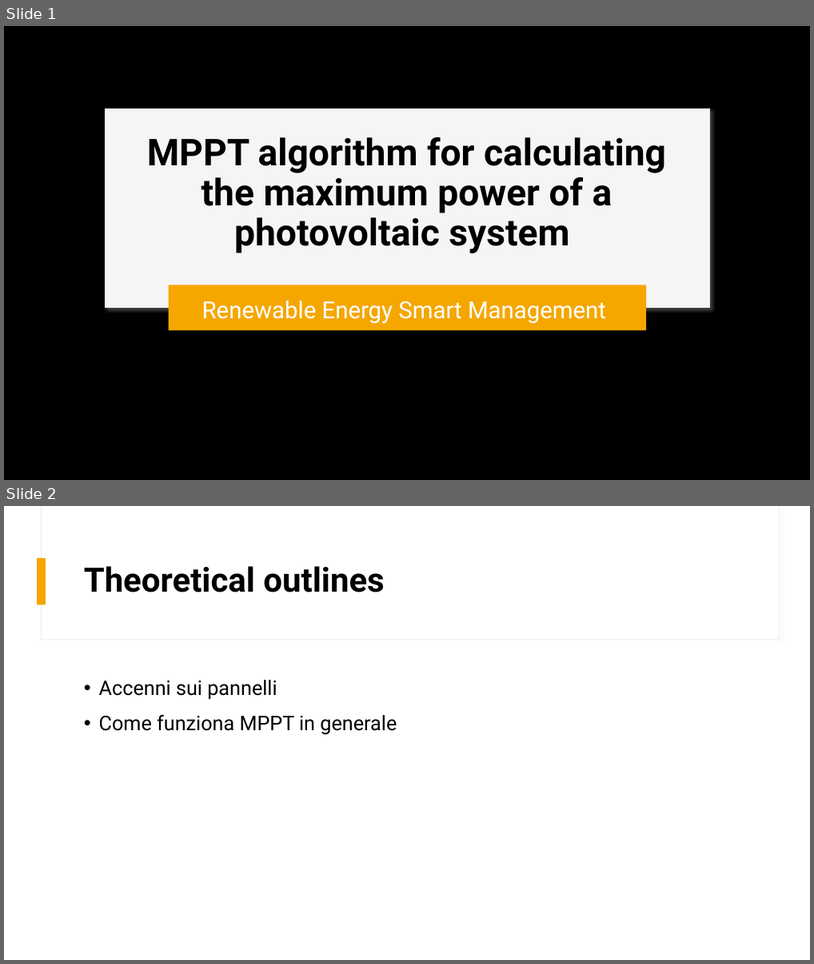
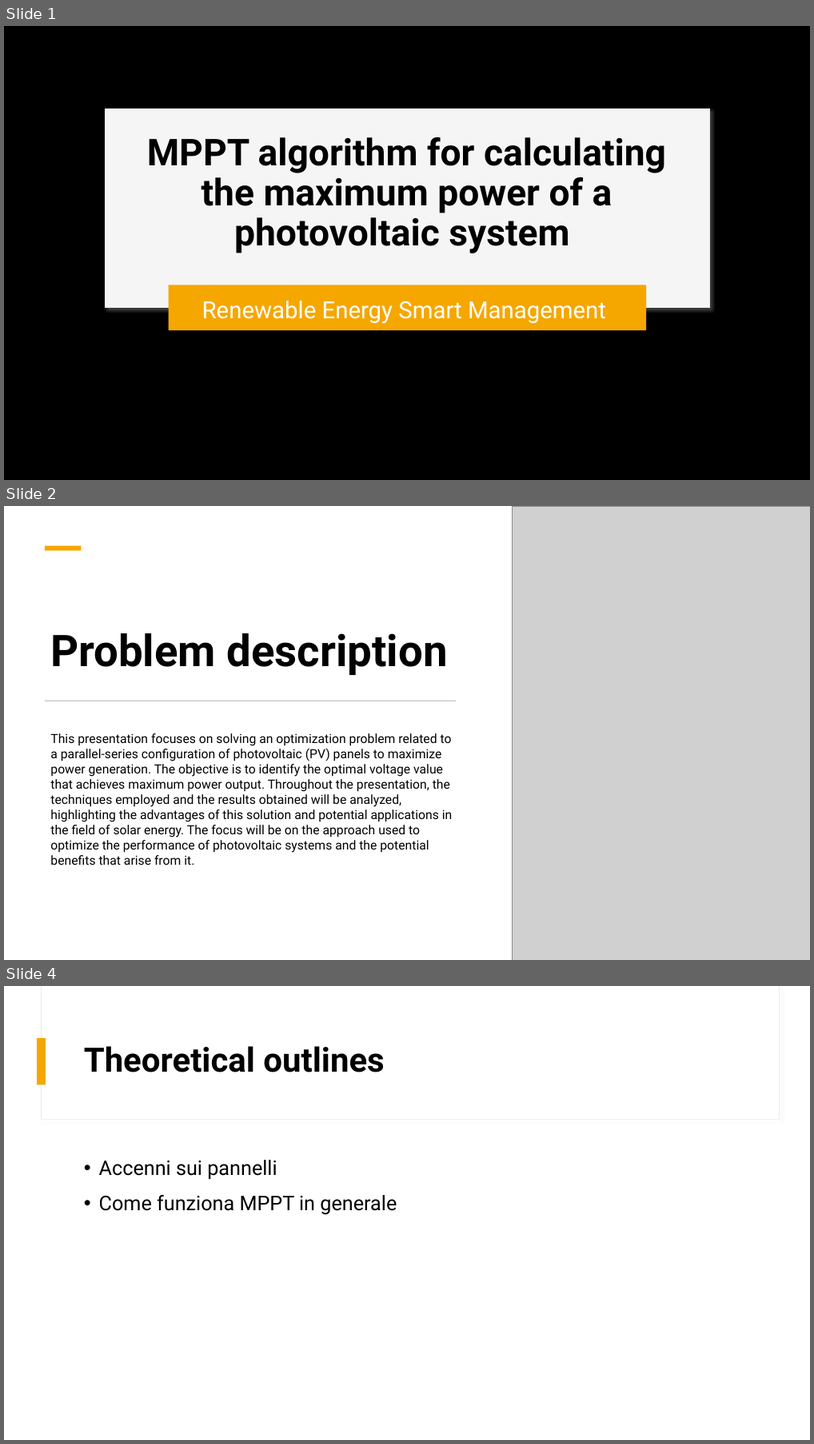
Before and after one commit to mdg217/RenewableEnergyProject, a slide deck: ProgettoRESM.pptx. Shown one above the other, each under a label of ours: slides 1 and 2 before the commit, slides 1, 2 and 4 after it; the slides between them are not shown. The pictures are 814x964 and 814x1444 pixels, drawn with LibreOffice and Linux fonts; fonts in the diff are those of the drawing; grey boxes stand for pictures; background and template pictures are left out. Boxes give left, top, right and bottom in pixels: in the first picture for what was removed or moved away, otherwise in the second. Text is boxed around its words. In the diff, an @@ line names an element or a change of style, - is before the commit and + after.

Commit message:
[UPDATE] Insert some images for the presentation and corrent some lines

```diff
--- a/ProgettoRESM.pptx
+++ b/ProgettoRESM.pptx
@@ slide 2 added at [4, 506, 810, 960], background #FFFFFF; not listed: 2 template elements that a slide beside it also shows @@
@@ rectangle added at [4, 506, 810, 960], fill #FFFFFF @@
@@ picture added at [512, 506, 810, 960] @@
@@ rectangle added at [45, 546, 81, 551], fill #F5A700 @@
@@ title added at [50, 633, 448, 675], 52 pt, text #000000, bold @@
+Problem description
@@ rectangle added at [45, 700, 457, 701], fill #C9C9C9 @@
@@ text added at [50, 733, 453, 864], 15 pt, text #000000 @@
+This presentation focuses on solving an optimization problem related to a parallel-series configuration of photovoltaic (PV) panels to maximize power generation. The objective is to identify the optimal voltage value that achieves maximum power output. Throughout the presentation, the techniques employed and the results obtained will be analyzed, highlighting the advantages of this solution and potential applications in the field of solar energy. The focus will be on the approach used to optimize the performance of photovoltaic systems and the potential benefits that arise from it.
@@ what was slide 2 is now slide 4 @@
```
Also in this commit, not shown: 16 other slides added, 2 slides removed, 9 other files.
